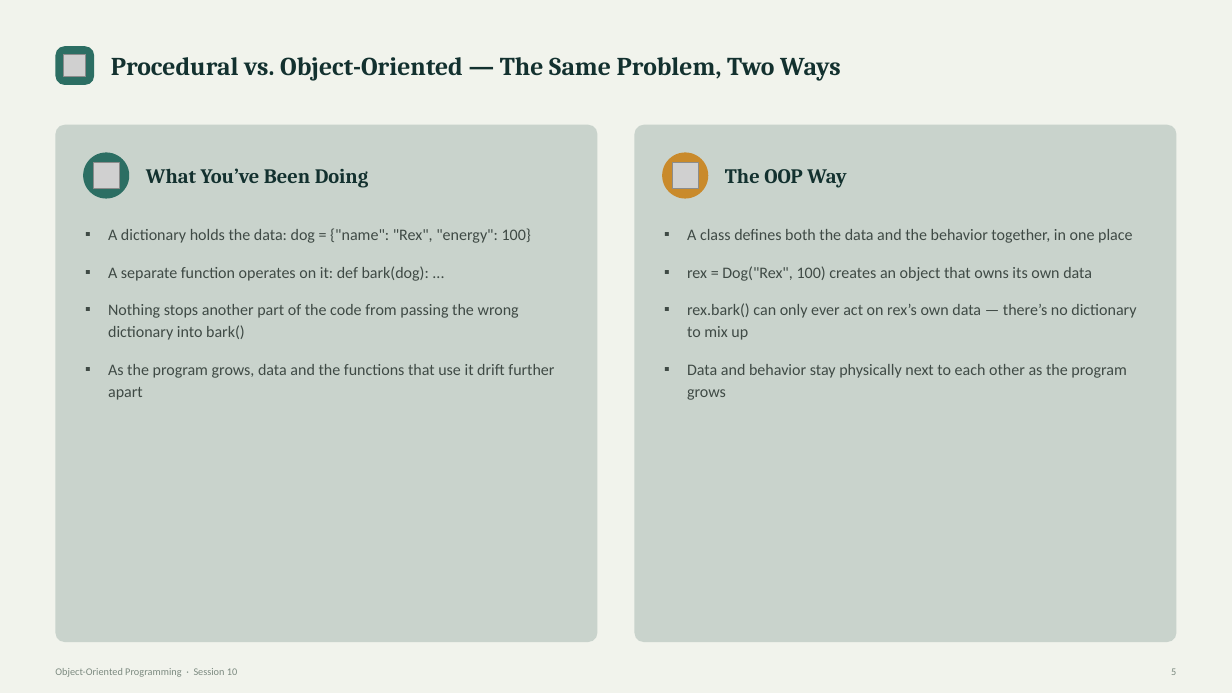
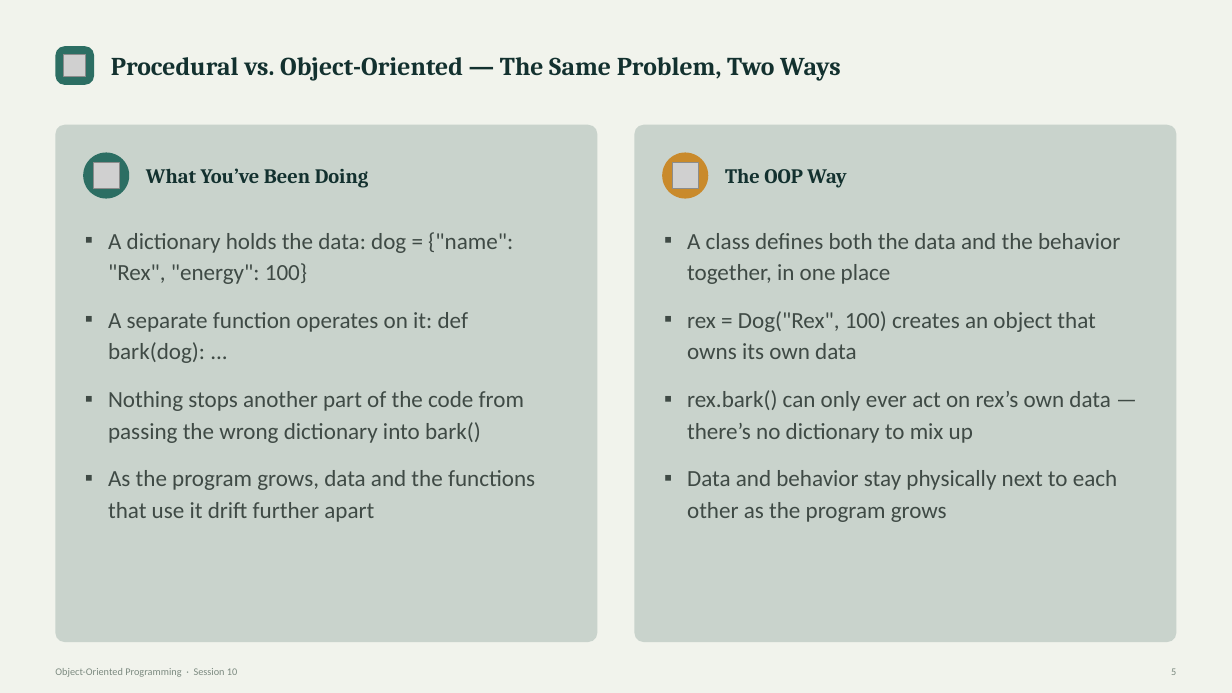
Before and after one commit to waseem-development/ai-ml-course, a slide deck: slide 5 of slides/1_python_slides/9_Object-Oriented Programming - Session 10.pptx. Drawn at 1232x693 pixels with LibreOffice and Linux fonts; fonts in the diff are those of the drawing; grey boxes stand for pictures. Boxes give left, top, right and bottom in pixels: in the first picture for what was removed or moved away, otherwise in the second. Text is boxed around its words. In the diff, an @@ line names an element or a change of style, - is before the commit and + after.

```diff
--- a/slides/1_python_slides/9_Object-Oriented Programming - Session 10.pptx
+++ b/slides/1_python_slides/9_Object-Oriented Programming - Session 10.pptx
@@ text "A dictionary holds the data: ..." at (108,232,535,522): size 12.5 to 18 pt @@
@@ text "A class defines both the ..." at (687,233,1120,522): size 12.5 to 18 pt @@
```
Also in this commit, not shown: 2 other slides changed, 3 other files.
